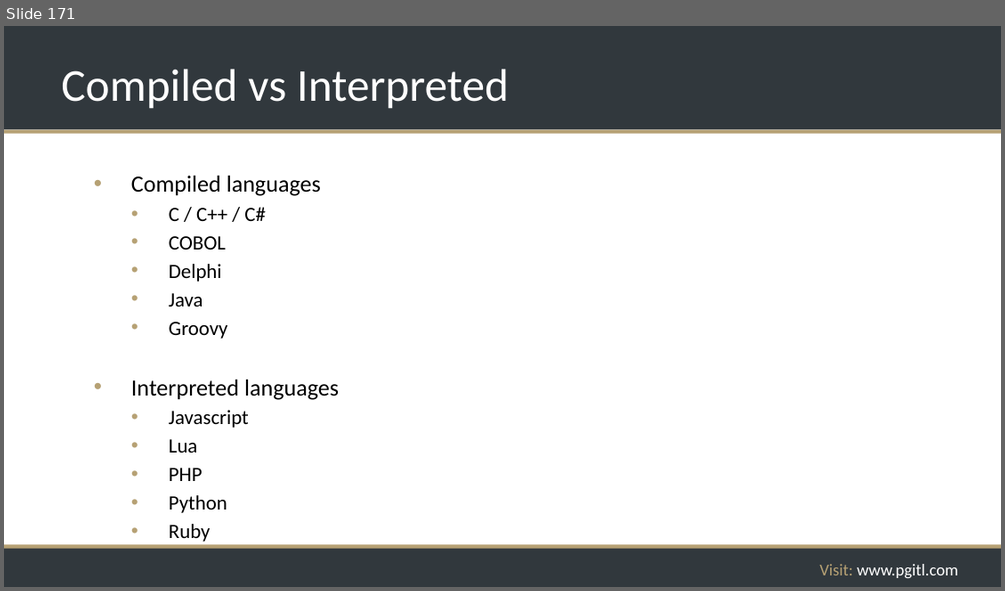
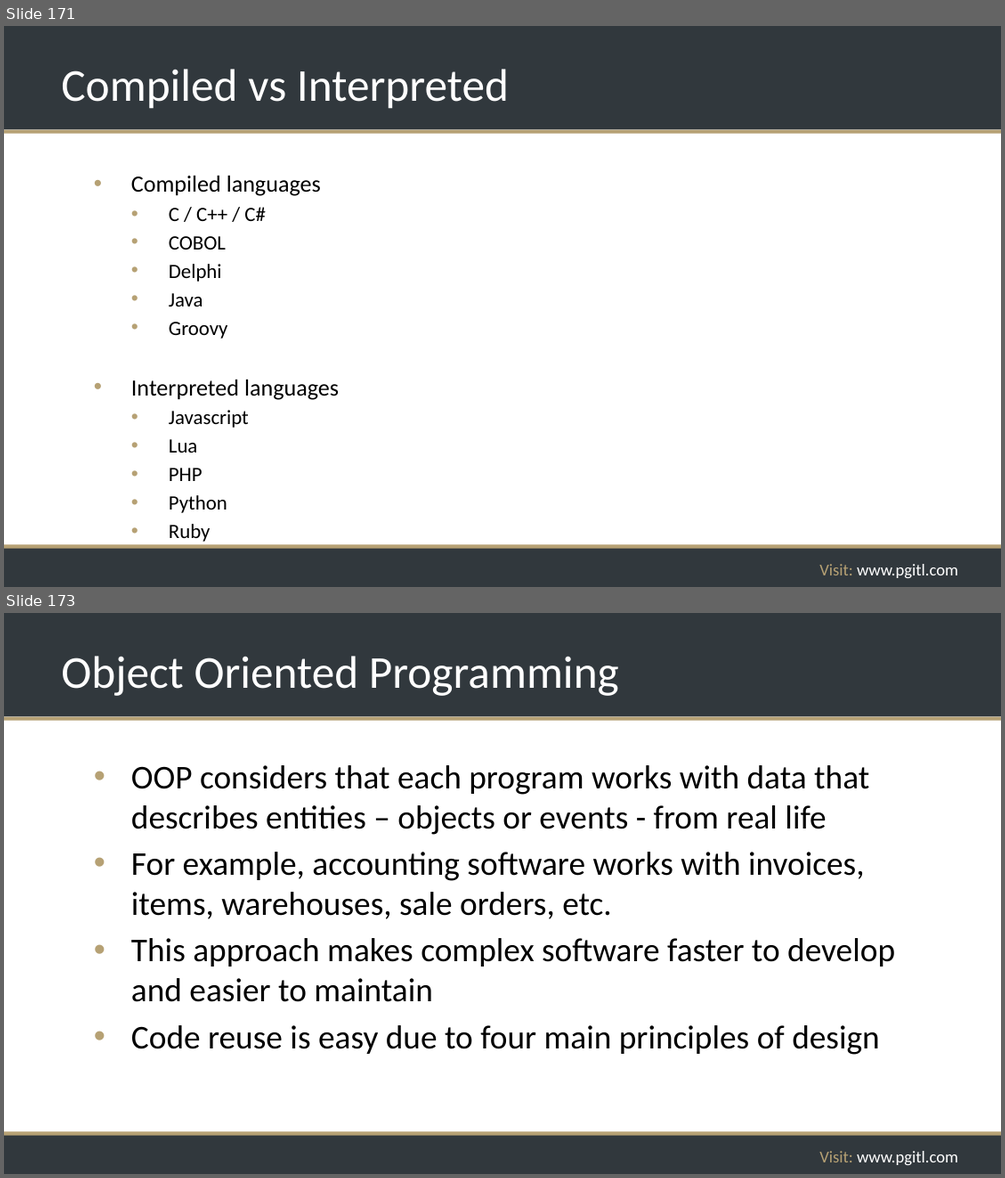
Before and after one commit to rikkouri/project-a, a slide deck: Programming Foundations.pptx. Shown one above the other, each under a label of ours: slide 171 before the commit, slides 171 and 173 after it; the slides between them are not shown. The pictures are 1005x591 and 1005x1178 pixels, drawn with LibreOffice and Linux fonts; fonts in the diff are those of the drawing; background and template pictures are left out. Boxes give left, top, right and bottom in pixels: in the first picture for what was removed or moved away, otherwise in the second. Text is boxed around its words. In the diff, an @@ line names an element or a change of style, - is before the commit and + after.

Commit message:
Numbers examples

```diff
--- a/Programming Foundations.pptx
+++ b/Programming Foundations.pptx
@@ slide 173 added at (4,613,1001,1174), background #FFFFFF; not listed: 5 template elements that a slide beside it also shows @@
@@ title added at (61,656,619,696), 44 pt, text #FFFFFF @@
+Object Oriented Programming
@@ text added at (131,765,895,1054), 32 pt, text #000000 @@
+• OOP considers that each program works with data that describes entities – objects or events - from real life
+• For example, accounting software works with invoices, items, warehouses, sale orders, etc.
+• This approach makes complex software faster to develop and easier to maintain
+• Code reuse is easy due to four main principles of design
```
Also in this commit, not shown: 2 slides changed, 8 other slides added.
